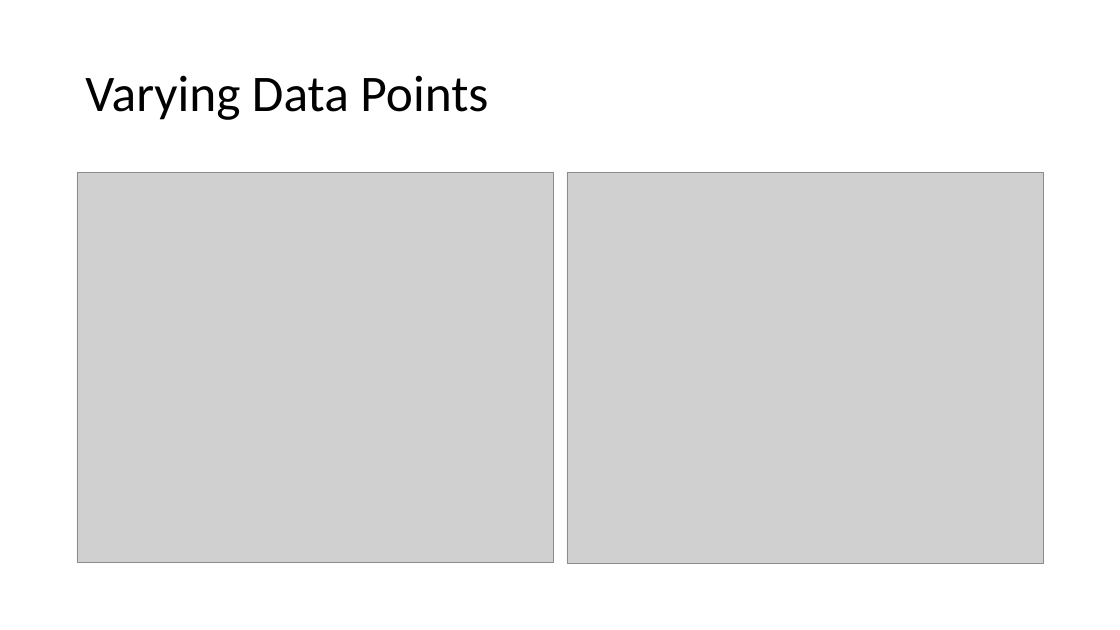
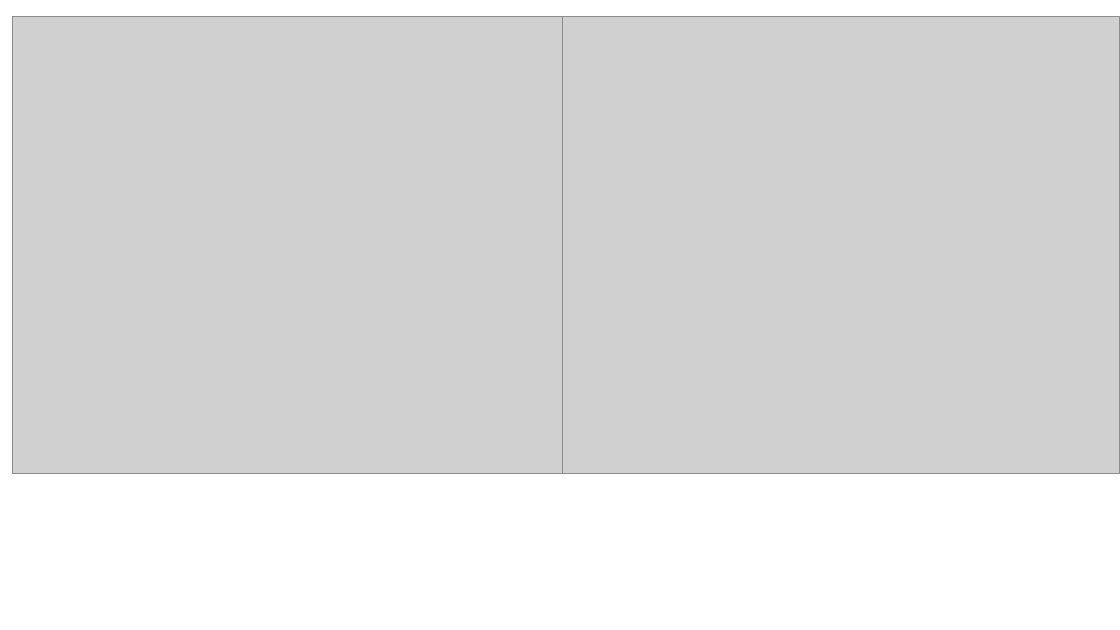
Before and after one commit to Tsmith5151/Capstone, a slide deck: slide 2 of GUI/Version4/Results_KK2.pptx. Drawn at 1120x630 pixels with LibreOffice and Linux fonts; fonts in the diff are those of the drawing; grey boxes stand for pictures. Boxes give left, top, right and bottom in pixels: in the first picture for what was removed or moved away, otherwise in the second. Text is boxed around its words. In the diff, an @@ line names an element or a change of style, - is before the commit and + after.

```diff
--- a/GUI/Version4/Results_KK2.pptx
+++ b/GUI/Version4/Results_KK2.pptx
@@ picture: place and size @@
-picture at [77,173,554,563]
+picture at [13,16,571,474]
@@ picture: place and size @@
-picture at [567,172,1044,563]
+picture at [563,16,1120,474]
@@ title removed at [85,75,488,120] @@
-Varying Data Points
```
Also in this commit, not shown: 3 other slides changed, 1 other file.
